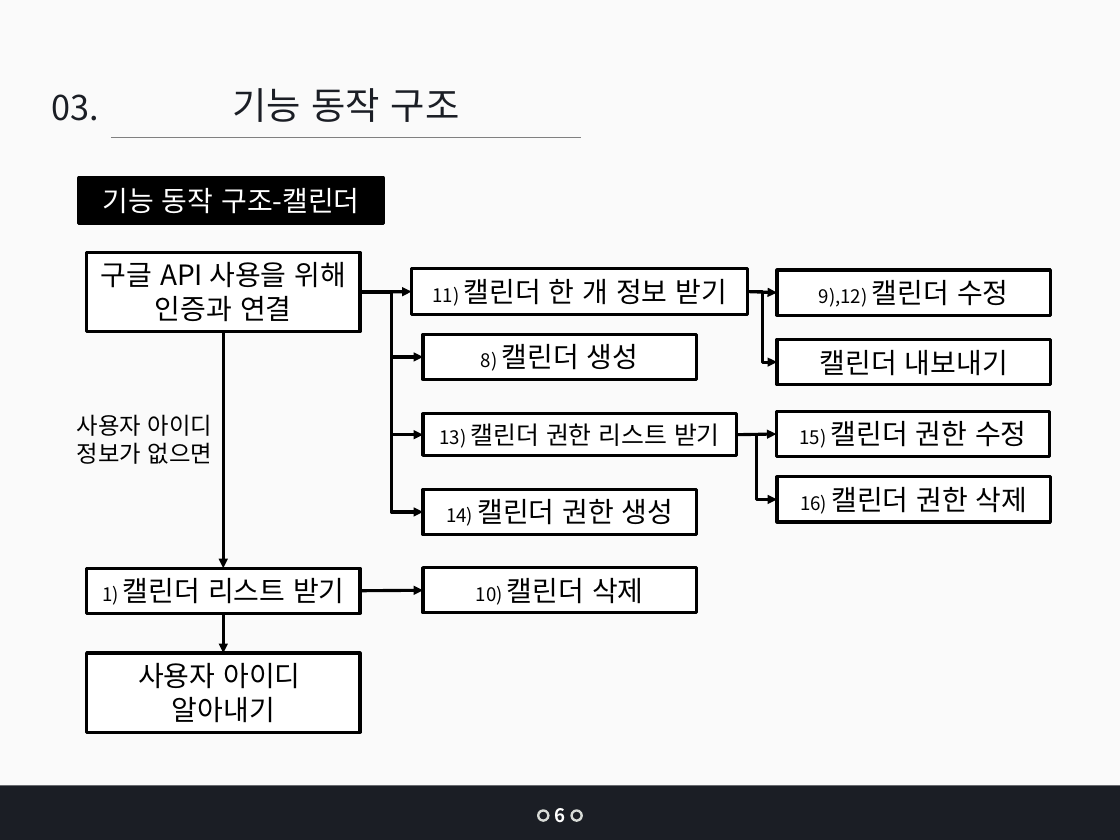
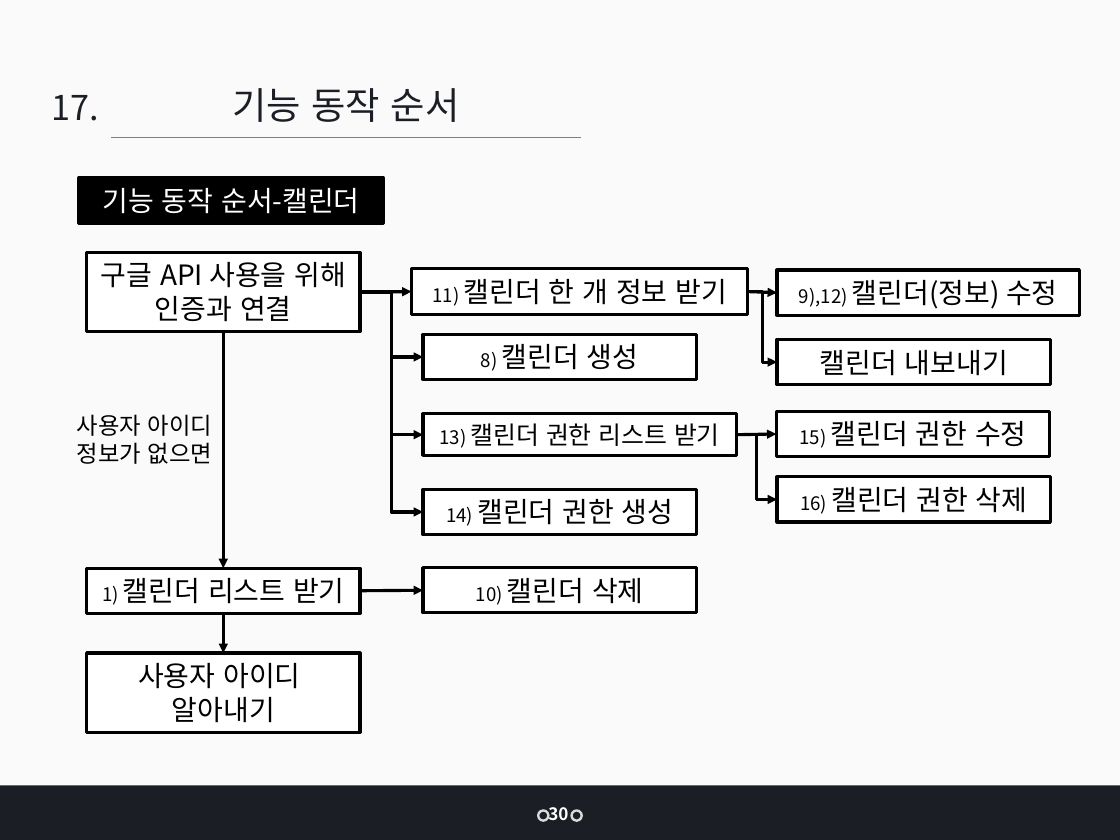
Before and after one commit to jangys/calendarProjectDocument, a slide deck: slide 30 of 인턴 최종 발표_장연수 - v2.pptx. Drawn at 1120x840 pixels with LibreOffice and Linux fonts; fonts in the diff are those of the drawing. Boxes give left, top, right and bottom in pixels: in the first picture for what was removed or moved away, otherwise in the second. Text is boxed around its words. In the diff, an @@ line names an element or a change of style, - is before the commit and + after.

```diff
--- a/인턴 최종 발표_장연수 - v2.pptx
+++ b/인턴 최종 발표_장연수 - v2.pptx
@@ text at bbox=[232, 88, 460, 122]: text changed @@
-기능 동작 구조
+기능 동작 순서
@@ text at bbox=[51, 95, 98, 121]: text changed @@
-03.
+17.
@@ text in rectangle at bbox=[103, 188, 360, 214]: text changed @@
-기능 동작 구조-캘린더
+기능 동작 순서-캘린더
@@ rectangle "9),12) 캘린더(정보) 수정": place and size @@
-rectangle "9),12) 캘린더(정보) 수정" at bbox=[777, 270, 1051, 315]
+rectangle "9),12) 캘린더(정보) 수정" at bbox=[777, 270, 1080, 315]
@@ text in rectangle at bbox=[799, 280, 1058, 309]: text changed; size 12 to 18 pt @@
-9),12) 캘린더 수정
+9),12) 캘린더(정보) 수정
@@ text added at bbox=[548, 807, 568, 820], 11 pt, text #FFFFFF, bold @@
+30
@@ text removed at bbox=[554, 808, 565, 822] @@
-6
```
Also in this commit, not shown: 28 other slides changed, 1 other file.
